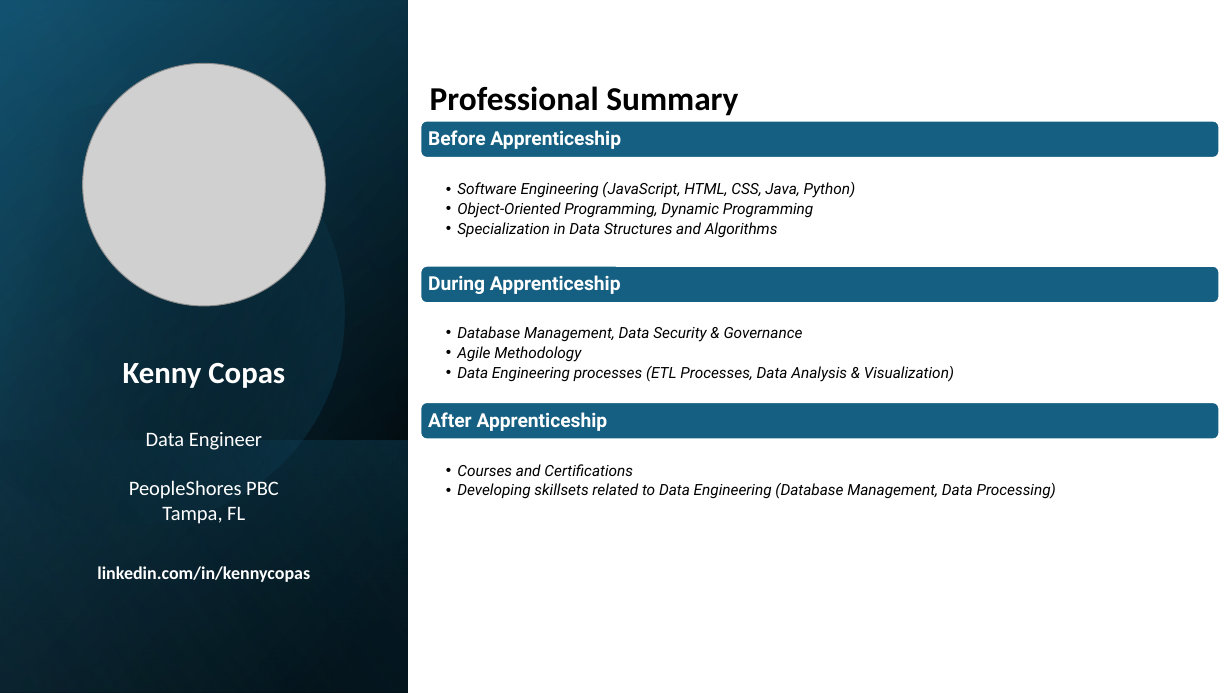
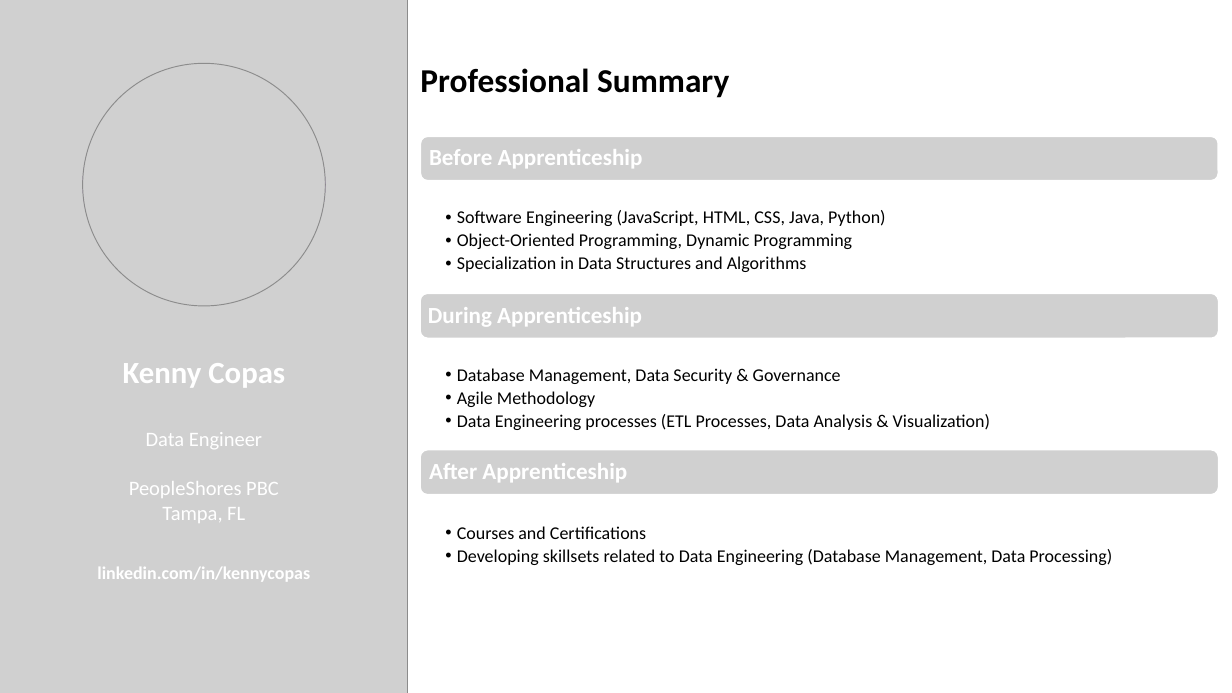
Before and after one commit to kencopas/Capstone, a slide deck: slide 2 of docs/Kenneth Copas - Capstone Presentation.pptx. Drawn at 1232x693 pixels with LibreOffice and Linux fonts; fonts in the diff are those of the drawing; grey boxes stand for pictures. Boxes give left, top, right and bottom in pixels: in the first picture for what was removed or moved away, otherwise in the second. Text is boxed around its words. In the diff, an @@ line names an element or a change of style, - is before the commit and + after.

Commit message:
Updated Presentation

```diff
--- a/docs/Kenneth Copas - Capstone Presentation.pptx
+++ b/docs/Kenneth Copas - Capstone Presentation.pptx
@@ rectangle removed at [0, 0, 1232, 693] @@
@@ rectangle removed at [0, 0, 409, 693] @@
@@ rectangle removed at [0, 1, 409, 693] @@
@@ rectangle removed at [0, 0, 409, 692] @@
@@ picture added at [0, 0, 408, 693] @@
@@ freeform shape removed at [0, 52, 395, 567] @@
@@ ellipse ":)" at [82, 67, 325, 303]: font Roboto to Calibri; fill #E97132 to #7500C0 @@
@@ title "Professional Summary" at [420, 68, 729, 98]: vertical alignment middle to top @@
@@ picture added at [420, 136, 1219, 181] @@
@@ rounded rectangle removed at [421, 121, 1220, 158] @@
@@ text "Before Apprenticeship": place and size @@
-text "Before Apprenticeship" at [428, 130, 621, 149]
+text "Before Apprenticeship" at [429, 149, 643, 168]
@@ text "Software Engineering (JavaScript, HTML, CSS, ...": place and size @@
-text "Software Engineering (JavaScript, HTML, CSS, ..." at [457, 182, 856, 237]
+text "Software Engineering (JavaScript, HTML, CSS, ..." at [457, 210, 885, 272]
@@ rounded rectangle removed at [421, 266, 1220, 303] @@
@@ picture added at [420, 293, 1219, 338] @@
@@ text "During Apprenticeship": place and size @@
-text "During Apprenticeship" at [428, 275, 621, 294]
+text "During Apprenticeship" at [428, 307, 642, 327]
@@ text "Database Management, Data Security & ...": place and size @@
-text "Database Management, Data Security & ..." at [457, 326, 954, 382]
+text "Database Management, Data Security & ..." at [457, 368, 990, 430]
@@ rounded rectangle removed at [421, 402, 1220, 439] @@
@@ rectangle removed at [0, 440, 409, 693] @@
@@ picture added at [420, 450, 1219, 495] @@
@@ size 15 to 18 pt, font Roboto to Calibri; more space between paragraphs in 3 elements at [429, 149, 643, 168], [428, 307, 642, 327], [429, 463, 627, 482] @@
@@ text "After Apprenticeship": place and size @@
-text "After Apprenticeship" at [428, 412, 608, 431]
+text "After Apprenticeship" at [429, 463, 627, 482]
@@ size 12 to 14 pt, font Roboto to Calibri, italic off in 3 elements at [457, 210, 885, 272], [457, 368, 990, 430], [457, 526, 1112, 565] @@
@@ text "Courses and Certifications": place and size @@
-text "Courses and Certifications" at [457, 464, 1056, 499]
+text "Courses and Certifications" at [457, 526, 1112, 565]
```
Also in this commit, not shown: 13 other slides changed.
